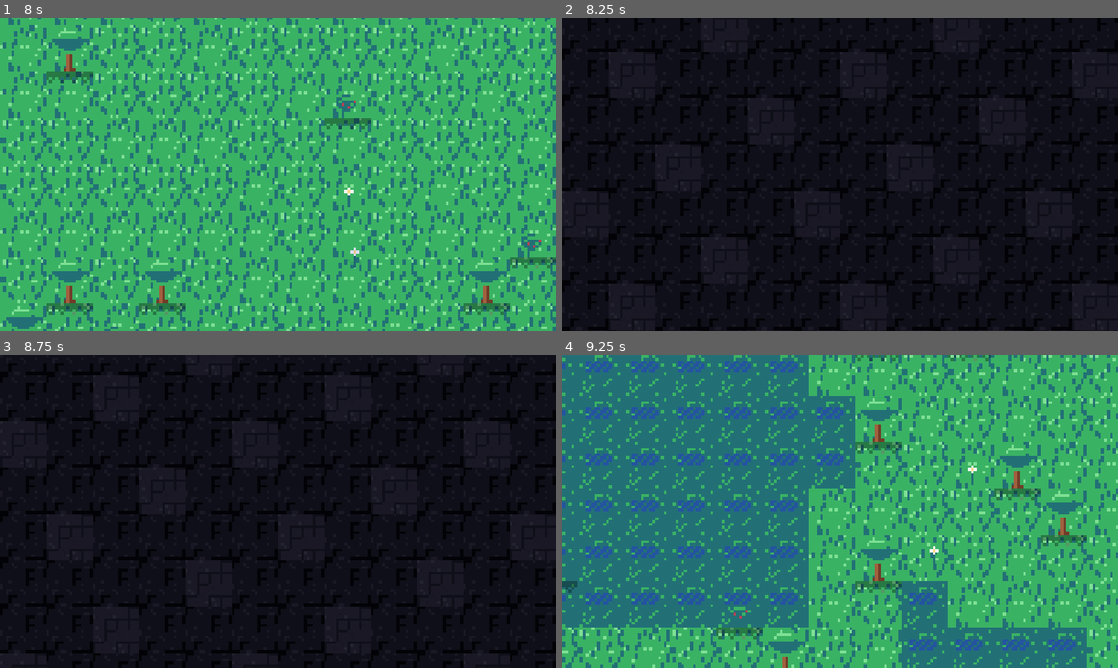
Above: before the commit, frames 1-4 (two rows, left to right).
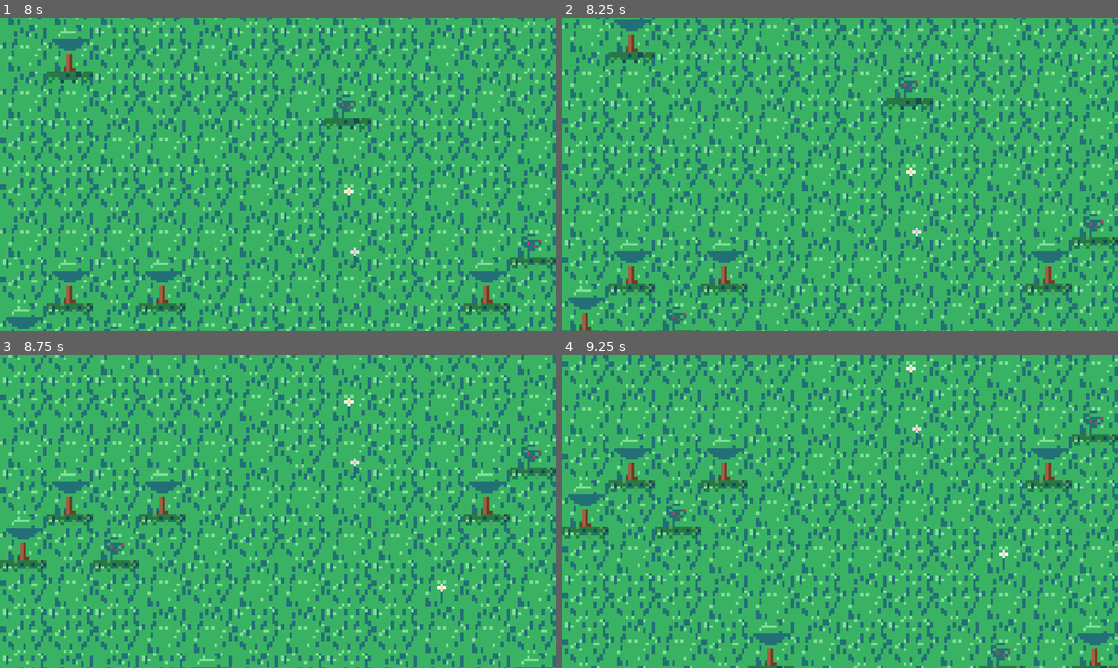
Above: after the commit, the same moments.

Repository: amirrezahadipoor/2D-RPG
Game: Godot game, scene res://tests/verify.tscn
Two runs of this game, one before a commit and one after it. Both use one fixed random seed, a clock stepped at 60 frames per second and the inputs below. This scene is started directly instead of the project's main scene.
Inputs (mouse positions are in pixels of both pictures, inside the frame that each line leads up to):
- Up to frame 1 (8 s): move the mouse to (400, 158) at 0.52 s; hold D (move_right) 0.53-1.25 s; hold J (attack) 0.53-1.25 s; click (400, 158) at 0.67 s; drag from (166, 190) to (250, 237) at 1.27 s; move the mouse to (333, 105) at 2.02 s; hold D (move_right) 2.03-2.75 s; hold E (interact) 2.03-2.75 s; drag from (250, 237) to (111, 127) at 2.77 s; move the mouse to (444, 221) at 3.52 s; hold A (move_left) 3.53-4.25 s; hold U (quests) 3.53-4.25 s; tap Enter at 4.25 s; drag from (111, 127) to (194, 96) at 4.27 s; move the mouse to (305, 174) at 5.02 s; hold S (move_down) 5.03-5.75 s; tap H (use_potion) at 5.1 s; click (305, 174) at 5.17 s; drag from (194, 96) to (166, 190) at 5.77 s; move the mouse to (400, 158) at 6.52 s; hold W (move_up) 6.53-7.25 s; hold K (dodge) 6.53-7.25 s; drag from (166, 190) to (250, 237) at 7.27 s
- Up to frame 2 (8.25 s): move the mouse to (895, 105) at 8.02 s; hold S (move_down) from 8.03 s (still down); hold L (locale) from 8.03 s (still down)
- Up to frame 3 (8.75 s): keep holding S (move_down); keep holding L (locale)
- Up to frame 4 (9.25 s): release S (move_down) at 8.75 s; release L (locale) at 8.75 s; drag from (812, 574) to (673, 464) at 8.77 s

Frame 1 is identical in both runs. In frame 2, 100% of the frame differs, in the area x 0-100%, y 0-100%; in frame 3, 100%; in frame 4, 57%.

Commit message:
feat(npc): personal space + real guard duty (phase 3.1/3.2)
- separation steering so crowds never stack into one blob (min gap check: 6.2px at lunch)
- wider 7x4 personal offset grid for schedule targets
- guards actually stay on plaza duty (the role match was dead code below the hour match)
- verify: +2 checks (crowd personal space, guard duty)

Diff:
--- a/src/entities/npc.gd
+++ b/src/entities/npc.gd
@@ -70,16 +70,34 @@
 ## Where this person wants to be at a given hour of the day.
 ## Small personal offset so crowds do not stack on a single pixel.
 func _personal_offset() -> Vector2:
-	return Vector2(float(npc_index % 5) * 7.0 - 14.0, float(npc_index / 5) * 6.0 - 9.0)
+	# a 7x4 personal grid (~63x32px) so a whole crowd never stacks on one spot
+	return Vector2(float(npc_index % 7) * 9.0 - 27.0, float(npc_index / 7) * 8.0 - 12.0)
+
+## Personal space: without this the whole crowd converges on the same
+## schedule point and stacks into one blob of overlapping pixels.
+func _separation() -> Vector2:
+	var push := Vector2.ZERO
+	for node in get_tree().get_nodes_in_group("npc"):
+		if node == self:
+			continue
+		var d := global_position - (node as Node2D).global_position
+		var l := d.length()
+		if l > 0.001 and l < 12.0:
+			push += d / l * (12.0 - l)
+	return push * 6.0
 
 func schedule_target(hour: int) -> Vector2:
+	# guards stay on plaza duty all day (this used to be dead code below the
+	# hour match, so it never ran - audit phase 3.1)
+	if role == Role.GUARD and hour >= 6 and hour <= 20:
+		return plaza + _personal_offset()
 	match hour:
 		0, 1, 2, 3, 4, 5:
 			return home                      # asleep at home
 		6, 7:
 			return plaza + _personal_offset()
 		8, 9, 10, 11:
-			return field if role == Role.VILLAGER else plaza
+			return field if role == Role.VILLAGER else plaza + _personal_offset()
 		12, 13:
 			return plaza + Vector2(32, 0) + _personal_offset()
 		14, 15, 16, 17:
@@ -88,10 +106,6 @@
 			return plaza + Vector2(-24, 8) + _personal_offset()
 		_:
 			return home
-	match role:
-		Role.GUARD:
-			return plaza                     # guards stay on duty
-	return home
 
 var _bob_t := 0.0
 
@@ -117,6 +131,7 @@
 				velocity = velocity.rotated(PI * 0.5)
 			_stuck_timer = 0.0
 			_last_pos = global_position
+		velocity += _separation() * delta
 		move_and_slide()
 		anim_time += delta * 9.0
 		doll.play(facing, "walk", int(anim_time))
--- a/tests/verify.gd
+++ b/tests/verify.gd
@@ -820,6 +820,24 @@
 		roles[n.role_name] = true
 	_ok(roles.has("elder") and roles.has("merchant") and roles.has("guard"),
 		"role variety: elder/merchant/guard present")
+	# crowd personal space: at lunch everyone gathers, nobody may stack
+	Game.game_minutes = float(Game.day()) * 1440.0 + 12.0 * 60.0
+	for i in 240:
+		await get_tree().physics_frame
+	var town_npcs := []
+	for n in world.npcs:
+		if int(n.sett_index) == int(world.settlements[0]["index"]):
+			town_npcs.append(n)
+	var min_gap := 1e9
+	for i in town_npcs.size():
+		for j in range(i + 1, town_npcs.size()):
+			min_gap = minf(min_gap, (town_npcs[i].global_position - town_npcs[j].global_position).length())
+	_ok(min_gap >= 4.0, "crowd keeps personal space at lunch (min gap %.1fpx)" % min_gap)
+	var guard_ok := true
+	for n in town_npcs:
+		if n.role_name == "guard" and n.global_position.distance_to(n.plaza) > 60.0:
+			guard_ok = false
+	_ok(guard_ok, "guards stay on plaza duty during the day")
 	# the realm has exactly one crowned king, living in the town's palace
 	var towns := 0
 	for st in world.settlements:
Not shown, changed: ROADMAP_MOBILE.md
